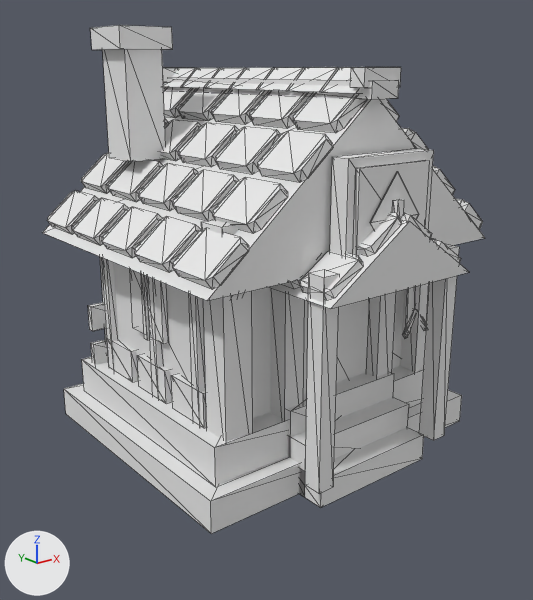
The FBX model factory/unity-src/hyeopgok-sasu/Resources/HyeopgokSasu/Models/barracks_l3.fbx: old version first, new version second.
Camera for both pictures: a 50 mm lens placed at (-2.09, -2.66, 1.68), pointed at (-0.07, -0.13, 0.67). Lighting does not change. The marker at lower left points along +X, +Y and +Z. The first picture is the older version. Mesh edges are drawn as thin lines. Where no turn or scale is listed for an object, it has been applied to the vertices. Vertices at exactly the same position are counted once.

The first picture shows 'barracks_l3'.
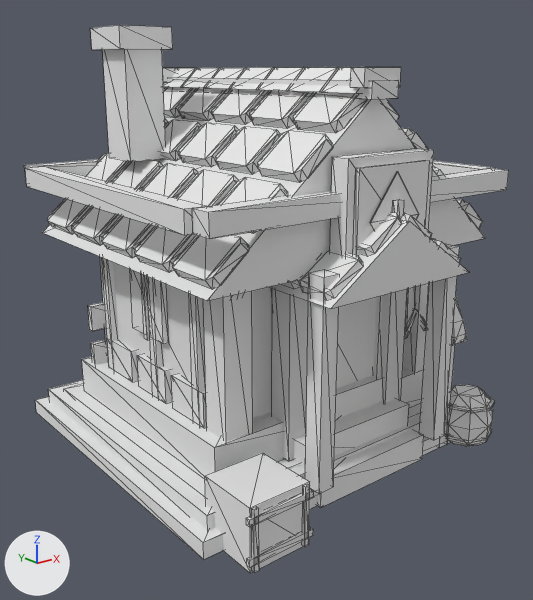
Location of each change, [x1, y1, x2, y2] in pixels of the pictures (533 x 600 px):
'barracks_l3', reshaped (10% wider, 8% taller): before [43, 25, 485, 534]; after [24, 25, 509, 573]
part 1 of me_barracks_l3_mesh, added: after [35, 396, 493, 560]
part 2 of me_barracks_l3_mesh, added (mostly hidden): after [49, 380, 453, 530]
part 3 of me_barracks_l3_mesh, added: after [336, 297, 377, 389]
part 4 of me_barracks_l3_mesh, added: after [272, 289, 308, 461]
part 5 of me_barracks_l3_mesh, added: after [379, 289, 407, 403]
part 6 of me_barracks_l3_mesh, added: after [24, 159, 99, 184]
part 7 of me_barracks_l3_mesh, added: after [193, 168, 509, 239]
part 8 of me_barracks_l3_mesh, added: after [25, 166, 207, 235]
part 9 of me_barracks_l3_mesh, added: after [433, 161, 495, 174]
part 10 of me_barracks_l3_mesh, added: after [205, 453, 310, 573]
part 11 of me_barracks_l3_mesh, added: after [247, 527, 313, 568]
part 12 of me_barracks_l3_mesh, added: after [246, 489, 314, 527]
part 13 of me_barracks_l3_mesh, added: after [252, 507, 259, 573]
part 14 of me_barracks_l3_mesh, added: after [303, 484, 310, 547]
part 15 of me_barracks_l3_mesh, added: after [446, 429, 492, 443]
part 16 of me_barracks_l3_mesh, added: after [448, 395, 495, 413]
part 17 of me_barracks_l3_mesh, added: after [439, 345, 455, 448]
part 18 of me_barracks_l3_mesh, added: after [446, 384, 493, 447]
part 19 of me_barracks_l3_mesh, added: after [452, 296, 467, 344]

The change, as a diff of the scene's bpy script:
```diff
--- a/factory/unity-src/hyeopgok-sasu/Resources/HyeopgokSasu/Models/barracks_l3.fbx.py
+++ b/factory/unity-src/hyeopgok-sasu/Resources/HyeopgokSasu/Models/barracks_l3.fbx.py
@@ me_barracks_l3_mesh @@
-me_barracks_l3_mesh.from_pydata(...)  # 1376 vertices, 2248 faces; spans x -0.77..0.77, y -0.89..0.74, z 0.0..1.84
+me_barracks_l3_mesh.from_pydata(...)  # 1606 vertices, 2624 faces; spans x -0.86..0.86, y -0.94..0.76, z 0.0..1.84
+# me_barracks_l3_mesh part 1: a new loose piece, a box spanning x -0.86..0.86, y -0.76..0.76, z 0.0..0.07, in mat_barracks_l3_vertexpalette (white #e7e7e7)
+# me_barracks_l3_mesh part 2: a new loose piece, a box spanning x -0.805..0.805, y -0.71..0.71, z 0.057..0.133, in mat_barracks_l3_vertexpalette (white #e7e7e7)
+# me_barracks_l3_mesh part 3: a new loose piece, a box spanning x -0.24..0.24, y -0.542..-0.507, z 0.165..0.925, in mat_barracks_l3_vertexpalette (white #e7e7e7)
+# me_barracks_l3_mesh part 4: a new loose piece, a box spanning x -0.34..-0.23, y -0.61..-0.5, z 0.15..0.99, in mat_barracks_l3_vertexpalette (white #e7e7e7)
+# me_barracks_l3_mesh part 5: a new loose piece, a box spanning x 0.23..0.34, y -0.61..-0.5, z 0.15..0.99, in mat_barracks_l3_vertexpalette (white #e7e7e7)
+# me_barracks_l3_mesh part 6: a new loose piece, a box spanning x -0.8..0.8, y 0.663..0.758, z 1.163..1.248, in mat_barracks_l3_vertexpalette (white #e7e7e7)
+# me_barracks_l3_mesh part 7: a new loose piece, a box spanning x -0.8..0.8, y -0.757..-0.662, z 1.163..1.248, in mat_barracks_l3_vertexpalette (white #e7e7e7)
+# me_barracks_l3_mesh part 8: a new loose piece, a box spanning x -0.833..-0.738, y -0.665..0.665, z 1.163..1.248, in mat_barracks_l3_vertexpalette (white #e7e7e7)
+# me_barracks_l3_mesh part 9: a new loose piece, a box spanning x 0.738..0.833, y -0.665..0.665, z 1.163..1.248, in mat_barracks_l3_vertexpalette (white #e7e7e7)
+# me_barracks_l3_mesh part 10: a new loose piece, a box spanning x -0.77..-0.5, y -0.93..-0.66, z 0.0..0.26, in mat_barracks_l3_vertexpalette (white #e7e7e7)
+# me_barracks_l3_mesh part 11: a new loose piece, a box spanning x -0.786..-0.494, y -0.936..-0.919, z 0.034..0.063, in mat_barracks_l3_vertexpalette (white #e7e7e7)
+# me_barracks_l3_mesh part 12: a new loose piece, a box spanning x -0.786..-0.494, y -0.936..-0.919, z 0.196..0.225, in mat_barracks_l3_vertexpalette (white #e7e7e7)
+# me_barracks_l3_mesh part 13: a new loose piece, a box spanning x -0.766..-0.746, y -0.936..-0.922, z 0.005..0.254, in mat_barracks_l3_vertexpalette (white #e7e7e7)
+# me_barracks_l3_mesh part 14: a new loose piece, a box spanning x -0.534..-0.514, y -0.936..-0.922, z 0.005..0.254, in mat_barracks_l3_vertexpalette (white #e7e7e7)
+# me_barracks_l3_mesh part 15: a new loose piece, an 8-sided cylinder along z spanning x 0.485..0.735, y -0.905..-0.655, z 0.045..0.056, in mat_barracks_l3_vertexpalette (white #e7e7e7)
+# me_barracks_l3_mesh part 16: a new loose piece, an 8-sided cylinder along z spanning x 0.485..0.735, y -0.905..-0.655, z 0.195..0.206, in mat_barracks_l3_vertexpalette (white #e7e7e7)
+# me_barracks_l3_mesh part 17: a new loose piece, a box spanning x 0.452..0.507, y -0.762..-0.707, z 0.0..0.626, in mat_barracks_l3_vertexpalette (white #e7e7e7)
+# me_barracks_l3_mesh part 18: a new loose piece of 40 vertices spanning x 0.49..0.74, y -0.9..-0.65, z 0.0..0.25, in mat_barracks_l3_vertexpalette (white #e7e7e7)
+# me_barracks_l3_mesh part 19: a new loose piece of 18 vertices spanning x 0.39..0.57, y -0.81..-0.66, z 0.53..0.73, in mat_barracks_l3_vertexpalette (white #e7e7e7)
+# other edits to the shape of me_barracks_l3_mesh do not show in these pictures
 me_barracks_l3_mesh.materials.append(mat_barracks_l3_vertexpalette)
```
